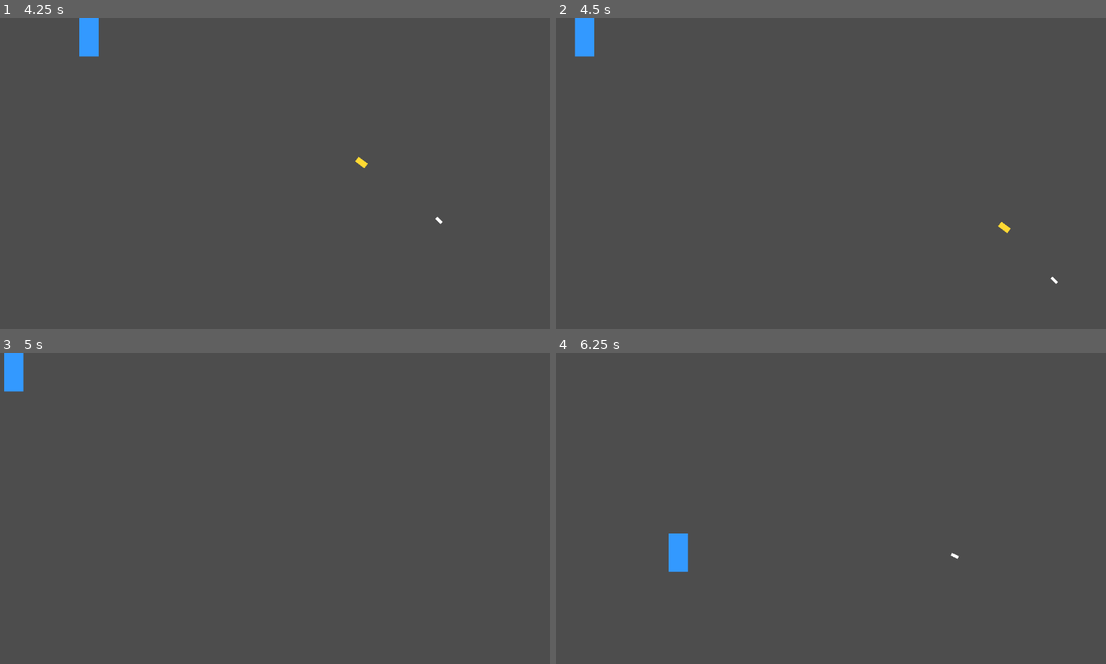
Above: before the commit, frames 1-4 (two rows, left to right).
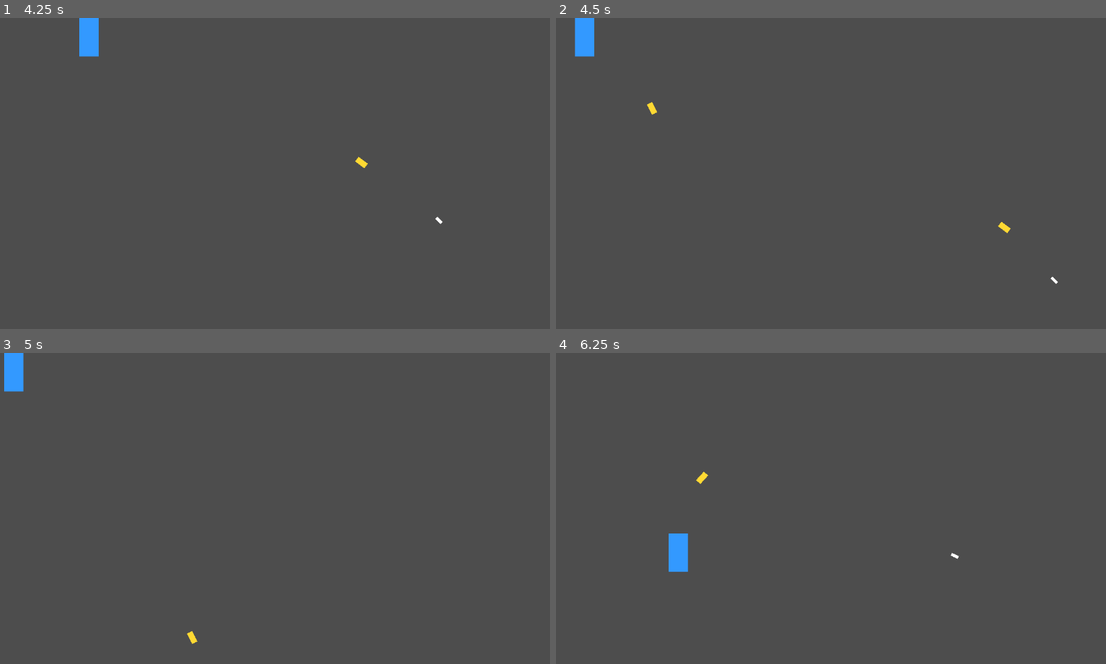
Above: after the commit, the same moments.

Repository: 548778-stack/Little-Duelers
Game: Godot game, scene res://Player.tscn
The game is run twice, just before and just after one commit, with the same random seed, the same clock (stepped at 60 frames per second) and the same inputs. This scene is started directly instead of the project's main scene.
Inputs (mouse positions are in pixels of both pictures, inside the frame that each line leads up to):
- Up to frame 1 (4.25 s): tap Enter at 0.5 s; move the mouse to (396, 157) at 0.52 s; hold D (move_right) 0.53-1.28 s; hold Middle mouse button (attack_ability) 0.53-1.28 s; click (396, 157) at 0.8 s; move the mouse to (159, 189) at 1.27 s; hold S (move_down) 1.28-2.03 s; click (159, 189) at 1.35 s; right-click (159, 189) at 1.55 s; move the mouse to (330, 105) at 2.02 s; hold D (move_right) 2.03-2.78 s; hold Right mouse button (attack_special) 2.03-2.78 s; tap Middle mouse button (attack_ability) at 2.3, 2.85 s; move the mouse to (242, 235) at 2.77 s; hold W (move_up) 2.78-3.53 s; click (242, 235) at 3.05 s; move the mouse to (440, 220) at 3.52 s; press the mouse at (440, 220) at 3.53 s; hold A (move_left) from 3.53 s (still down); right-click (440, 220) at 3.8 s
- Up to frame 2 (4.5 s): keep holding A (move_left); move the mouse to (660, 126) at 4.27 s; release the mouse at (660, 126) at 4.28 s; right-click (660, 126) at 4.35 s
- Up to frame 3 (5 s): keep holding A (move_left); tap Middle mouse button (attack_ability) at 4.55 s
- Up to frame 4 (6.25 s): move the mouse to (858, 508) at 5.02 s; release A (move_left) at 5.03 s; press the mouse at (858, 508) at 5.03 s; hold S (move_down) 5.03-5.78 s; tap R at 5.1 s; move the mouse to (743, 430) at 5.77 s; release the mouse at (743, 430) at 5.78 s; hold D (move_right) from 5.78 s (still down); tap Middle mouse button (attack_ability) at 5.85 s; right-click (743, 430) at 6.05 s

Frame 1 is identical in both runs. In frame 2, less than 0.1% of the frame differs, in the area x 16-19%, y 27-32%; in frame 3, less than 0.1%; in frame 4, less than 0.1%, in the area x 25-28%, y 38-43%.
Error before the commit: Invalid access to property or key 'p1_selected_skill' on a base object of type 'Window'. (res://BasePlayer.gd:136)
Error after the commit: Invalid access to property or key 'p1_selected_skill' on a base object of type 'Window'. (res://BasePlayer.gd:118)

Commit message:
fix 1.11

Diff:
--- a/BasePlayer.gd
+++ b/BasePlayer.gd
@@ -3,6 +3,8 @@
 
 # --- YOUR PRESERVED VARIABLES ---
 @export var speed: float = 500.0
+const SPEED = 300.0
+@onready var color_rect = $ColorRect
 var player_id: int = 1
 
 var max_health: float = 3.0
@@ -24,59 +26,78 @@
 var local_ability_timer: float = 5.0
 var special_charge_timer: float = 0.0
 
+func _enter_tree() -> void:
+	# If we are online, automatically convert our Peer ID name string back into an integer
+	# and lock the machine's hardware authority right at birth!
+	if multiplayer.multiplayer_peer != null and name.is_valid_int():
+		set_multiplayer_authority(name.to_int())
+		print("⚡ Node ", name, " early authority locked to peer ID: ", name.to_int())
+
 func _ready() -> void:
-	# Shared setup logic for both players
-	if name == "Player1":
-		player_id = 1
-	elif name == "Player2":
-		player_id = 2
-
 	var arena = get_parent()
 	if not is_instance_valid(arena): return
 
+	# FIXED: Determine player_id and colors cleanly by checking server status!
+	if multiplayer.multiplayer_peer != null:
+		if is_multiplayer_authority():
+			player_id = 1 if multiplayer.is_server() else 2
+		else:
+			player_id = 2 if multiplayer.is_server() else 1
+	else:
+		# Offline mode fallback
+		player_id = 1 if name == "Player1" else 2
+
+	# Tint colors perfectly without hardcoded name matching
 	if has_node("ColorRect"):
-		if player_id == 1:
-			$ColorRect.color = Color(0.2, 0.6, 1.0) # Blue
-		else:
-			$ColorRect.color = Color(1.0, 0.3, 0.3) # Red
-
-# Inside BasePlayer.gd -> Add these exact guards to your process and input loops:
+		if multiplayer.multiplayer_peer != null:
+			# If the node's owner is the Server, paint it Blue. If it's the Client guest, paint it Red!
+			if is_multiplayer_authority() == multiplayer.is_server():
+				$ColorRect.color = Color(0.2, 0.6, 1.0) # Host Blue
+			else:
+				$ColorRect.color = Color(1.0, 0.3, 0.3) # Guest Red
+		else:
+			$ColorRect.color = Color(0.2, 0.6, 1.0) if player_id == 1 else Color(1.0, 0.3, 0.3)
 
 func _physics_process(delta: float) -> void:
-	# 🛡️ THE BULLETPROOF LAN HARDWARE INJECTION SHIELD:
-	# If online, completely reject movement loops if we do not own this specific character body peer id!
 	if multiplayer.multiplayer_peer != null and not is_multiplayer_authority():
-		return # Instantly freezes physics calculations for the remote player container block [0.1]
+		return
 
 	time_since_last_normal += delta
 	local_ability_timer += delta
 
-	# (Your existing Special Charge regenerators, WASD directions, and move_and_slide loops continue here...)
+	# Special Charge Recharging
+	if special_charges < 3:
+		special_charge_timer += delta
+		if special_charge_timer >= 1.8:
+			special_charges += 1
+			special_charge_timer = 0.0
+
 	var direction = Input.get_vector("move_left", "move_right", "move_up", "move_down")
 	velocity = direction * speed
 	move_and_slide()
 
-	# Dynamic boundary clamps based on name matching tracking loops
+	# FIXED: Clamp screen quadrants based on server/client status rather than text names!
 	var view_size = get_viewport_rect().size
 	var mid_x = view_size.x / 2.0
 	position.y = clampf(position.y, 40.0, view_size.y - 40.0)
 
-	# Determine team side quadrant by checking if we are authority server or authority client
-	if (multiplayer.multiplayer_peer != null and is_multiplayer_authority() and multiplayer.is_server()) or (multiplayer.multiplayer_peer == null and name == "Player1"):
-		position.x = clampf(position.x, 40.0, mid_x - 30.0) # Left side clamp
-	else:
-		position.x = clampf(position.x, mid_x + 30.0, view_size.x - 40.0) # Right side clamp
-
+	if multiplayer.multiplayer_peer != null:
+		# If this instance is owned by the server machine, lock it left. Otherwise, lock it right!
+		if is_multiplayer_authority() == multiplayer.is_server():
+			position.x = clampf(position.x, 40.0, mid_x - 30.0)
+		else:
+			position.x = clampf(position.x, mid_x + 30.0, view_size.x - 40.0)
 
 func _input(event: InputEvent) -> void:
-	# 🛡️ INPUT TRIGGER GUARD: Prevent mouse clicks from registering across remote machine screens
 	if multiplayer.multiplayer_peer != null and not is_multiplayer_authority():
-		return # Instantly cuts off left-clicks, right-clicks, and middle scroll wheels [0.1]
+		return
 
 	var arena = get_parent()
 	if not is_instance_valid(arena): return
 
-	# Mouse Left Click: Normal Attack
+	var target_mouse_pos = get_global_mouse_position()
+	var fire_direction = global_position.direction_to(target_mouse_pos)
+
 	if event.is_action_pressed("attack_normal"):
 		if is_reloading: return
 		if character_class == "Cowboy" and current_ammo <= 0:
@@ -84,104 +105,57 @@
 			return
 
 		if time_since_last_normal >= normal_cooldown_time:
-			var bullet = Area2D.new()
-			bullet.set_script(preload("res://Projectile.gd"))
-			bullet.attacker_id = player_id
-			bullet.damage_type = "normal"
-
-			var base_damage = 1.4 if character_class == "Cowboy" else 1.0
-			var crit_chance = 0.25 if character_class == "Cowboy" else 0.15
-			var rolled_crit = randf() < crit_chance
-			if rolled_crit: base_damage *= 2.0
-
-			bullet.set_meta("damage_amount", base_damage)
-			bullet.set_meta("is_critical", rolled_crit)
-
-			arena.add_child(bullet)
-
-			var target_mouse_pos = get_global_mouse_position()
-			var fire_direction = global_position.direction_to(target_mouse_pos)
-			bullet.global_position = global_position + (fire_direction * 45.0)
-
-			if bullet.has_method("set_vector_trajectory"):
-				bullet.set_vector_trajectory(fire_direction)
-
+			# ROUTE VIA SERVER RPC: Send spawn instructions to the master server pipeline [0.1]
+			rpc_id(1, "request_server_bullet_spawn", "normal", global_position, fire_direction, player_id, character_class)
 			time_since_last_normal = 0.0
-			if character_class == "Cowboy":
-				current_ammo -= 1
-
-	# Mouse Right Click: Special Attack
+
 	elif event.is_action_pressed("attack_special"):
 		if special_charges > 0:
-			var bullet = Area2D.new()
-			bullet.set_script(preload("res://Projectile.gd"))
-			bullet.attacker_id = player_id
-			bullet.damage_type = "special"
-			bullet.set_meta("damage_amount", 2.0)
-			bullet.set_meta("is_critical", false)
-
-			arena.add_child(bullet)
-
-			var target_mouse_pos = get_global_mouse_position()
-			var fire_direction = global_position.direction_to(target_mouse_pos)
-			bullet.global_position = global_position + (fire_direction * 45.0)
-
-			if bullet.has_method("set_vector_trajectory"):
-				bullet.set_vector_trajectory(fire_direction)
-
+			rpc_id(1, "request_server_bullet_spawn", "special", global_position, fire_direction, player_id, character_class)
 			special_charges -= 1
 
-	# Mouse Wheel: Class Abilities
 	elif event.is_action_pressed("attack_ability"):
 		var active_skill = arena.p1_selected_skill if player_id == 1 else arena.p2_selected_skill
-
-		if local_ability_timer < arena.active_ability_cooldown_time:
-			return
-
-		var target_mouse_pos = get_global_mouse_position()
-		var fire_direction = global_position.direction_to(target_mouse_pos)
-
+		if local_ability_timer < arena.active_ability_cooldown_time: return
+
+		# Map your skills out cleanly
 		if active_skill == "Recons Eye":
 			for i in range(-1, 2):
-				var bullet = Area2D.new()
-				bullet.set_script(preload("res://Projectile.gd"))
-				bullet.attacker_id = player_id
-				bullet.damage_type = "tracking_normal"
-				bullet.set_meta("damage_amount", 1.0)
-				bullet.set_meta("is_critical", false)
-
-				arena.add_child(bullet)
-
 				var spread_angle = i * 0.18
-				var rotated_direction = fire_direction.rotated(spread_angle)
-				bullet.global_position = global_position + (rotated_direction * 45.0)
-
-				if bullet.has_method("set_vector_trajectory"):
-					bullet.set_vector_trajectory(rotated_direction)
+				var rotated_dir = fire_direction.rotated(spread_angle)
+				rpc_id(1, "request_server_bullet_spawn", "tracking_normal", global_position, rotated_dir, player_id, character_class)
 		else:
 			var bullet_type = "bouncing_normal"
 			if active_skill == "Piercing Shot": bullet_type = "piercing_special"
 			elif active_skill == "Marksman": bullet_type = "marksman_normal"
-
-			var bullet = Area2D.new()
-			bullet.set_script(preload("res://Projectile.gd"))
-			bullet.attacker_id = player_id
-			bullet.damage_type = bullet_type
-
-			var base_damage = 1.0
-			var is_crit = (bullet_type == "marksman_normal")
-			if is_crit: base_damage = 2.8
-
-			bullet.set_meta("damage_amount", base_damage)
-			bullet.set_meta("is_critical", is_crit)
-
-			arena.add_child(bullet)
-			bullet.global_position = global_position + (fire_direction * 45.0)
-
-			if bullet.has_method("set_vector_trajectory"):
-				bullet.set_vector_trajectory(fire_direction)
+			rpc_id(1, "request_server_bullet_spawn", bullet_type, global_position, fire_direction, player_id, character_class)
 
 		local_ability_timer = 0.0
+
+# --- THE MASTER SERVER PROJECTILE HOOK ---
+@rpc("any_peer", "call_local", "reliable")
+func request_server_bullet_spawn(type: String, start_pos: Vector2, fire_dir: Vector2, owner_id: int, owner_class: String) -> void:
+	# Only the Server computes and instantiates physics nodes globally [0.1]!
+	if multiplayer.is_server() or multiplayer.multiplayer_peer == null:
+		var arena = get_parent()
+		var bullet = Area2D.new()
+		bullet.set_script(preload("res://Projectile.gd"))
+		bullet.attacker_id = owner_id
+		bullet.damage_type = type
+
+		# Set damage values securely on the server side
+		var base_damage = 1.4 if owner_class == "Cowboy" and type == "normal" else 1.0
+		if type == "special": base_damage = 2.0
+		elif type == "marksman_normal": base_damage = 2.8
+
+		bullet.set_meta("damage_amount", base_damage)
+		bullet.set_meta("is_critical", (type == "marksman_normal"))
+
+		arena.add_child(bullet) # Spawner replicates this down to the guest instantly!
+		bullet.global_position = start_pos + (fire_dir * 45.0)
+
+		if bullet.has_method("set_vector_trajectory"):
+			bullet.set_vector_trajectory(fire_dir)
 
 # --- SHARED HUD INTERFACE HELPERS ---
 func get_ammo_string() -> String:
--- a/CombatArena.gd
+++ b/CombatArena.gd
@@ -236,22 +236,20 @@
 		print("🎮 Offline Match Successfully Initialized.")
 
 	else:
-		# --- ONLINE P2P MODE: Only the Server/Host runs this generation block ---
+		# --- ONLINE P2P MODE ---
 		if multiplayer.is_server():
 			var host_id = 1
 			var guest_id = multiplayer.get_peers()[0] if multiplayer.get_peers().size() > 0 else 1
 
-			# --- SPAWN HOST BLOCK ---
+			# Spawn P1 Host Node (Named after Peer ID string!)
 			player1 = player_scene.instantiate()
-			player1.name = str(host_id) # 🚀 FIX: Named exactly after Host Peer ID!
-			player1.set_multiplayer_authority(host_id) # 🚀 FIX: Assigned BEFORE add_child!
+			player1.name = str(host_id)
 			add_child(player1)
 			player1.global_position = Vector2(120, screen_height / 2)
 
-			# --- SPAWN GUEST BLOCK ---
+			# Spawn P2 Guest Node (Named after Peer ID string!)
 			player2 = player_scene.instantiate()
-			player2.name = str(guest_id) # 🚀 FIX: Named exactly after Guest Peer ID!
-			player2.set_multiplayer_authority(guest_id) # 🚀 FIX: Assigned BEFORE add_child!
+			player2.name = str(guest_id)
 			add_child(player2)
 			player2.global_position = Vector2(screen_width - 120, screen_height / 2)
 
--- a/Player.tscn
+++ b/Player.tscn
@@ -9,6 +9,9 @@
 properties/0/path = NodePath(".:position")
 properties/0/spawn = true
 properties/0/replication_mode = 2
+properties/1/path = NodePath("ColorRect:color")
+properties/1/spawn = true
+properties/1/replication_mode = 2
 
 [node name="CharacterBody2D" type="CharacterBody2D" unique_id=1470404912]
 script = ExtResource("1_xhfnw")
--- a/Player2.gd
+++ /dev/null
@@ -1,9 +0,0 @@
-#cd "S:\My Documents\little-duelers"
-# git add .
-# git commit -m "message"
-#git push
-
-# cd #cd other location
-# git pull
-
-extends BasePlayer
--- a/Player2.tscn
+++ /dev/null
@@ -1,33 +0,0 @@
-[gd_scene format=3 uid="uid://lflp4e5pa38d"]
-
-[ext_resource type="Script" uid="uid://f3s7tgodi2qm" path="res://Player2.gd" id="1_a06vx"]
-
-[sub_resource type="RectangleShape2D" id="RectangleShape2D_xhfnw"]
-size = Vector2(40, 80)
-
-[sub_resource type="SceneReplicationConfig" id="SceneReplicationConfig_kpjcp"]
-properties/0/path = NodePath(".:position")
-properties/0/spawn = true
-properties/0/replication_mode = 2
-
-[node name="CharacterBody2D" type="CharacterBody2D" unique_id=1470404912]
-script = ExtResource("1_a06vx")
-
-[node name="ColorRect" type="ColorRect" parent="." unique_id=2063610036]
-anchors_preset = 8
-anchor_left = 0.5
-anchor_top = 0.5
-anchor_right = 0.5
-anchor_bottom = 0.5
-offset_left = -20.0
-offset_top = -40.0
-offset_right = 20.0
-offset_bottom = 40.0
-grow_horizontal = 2
-grow_vertical = 2
-
-[node name="CollisionShape2D" type="CollisionShape2D" parent="." unique_id=206427032]
-shape = SubResource("RectangleShape2D_xhfnw")
-
-[node name="MultiplayerSynchronizer" type="MultiplayerSynchronizer" parent="." unique_id=1855408032]
-replication_config = SubResource("SceneReplicationConfig_kpjcp")
Not shown, removed: Player2.gd.uid
